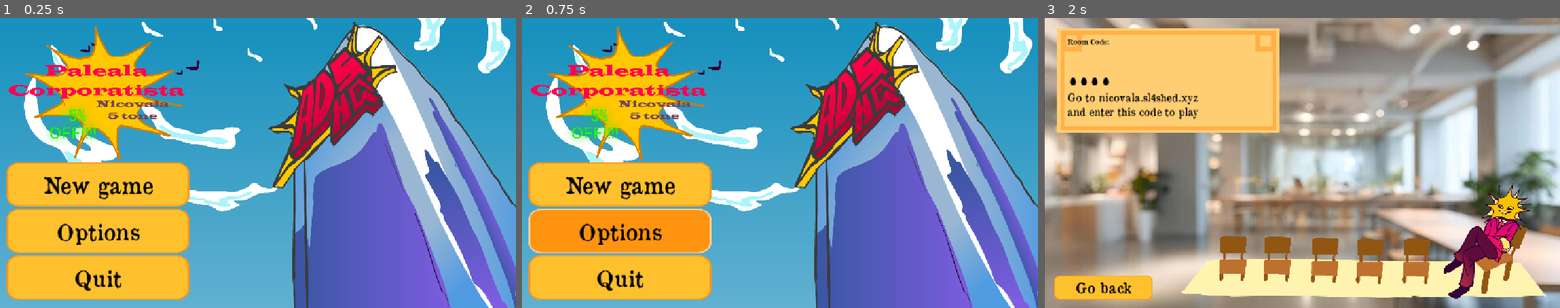
Above: before the commit, frames 1-3 (left to right).
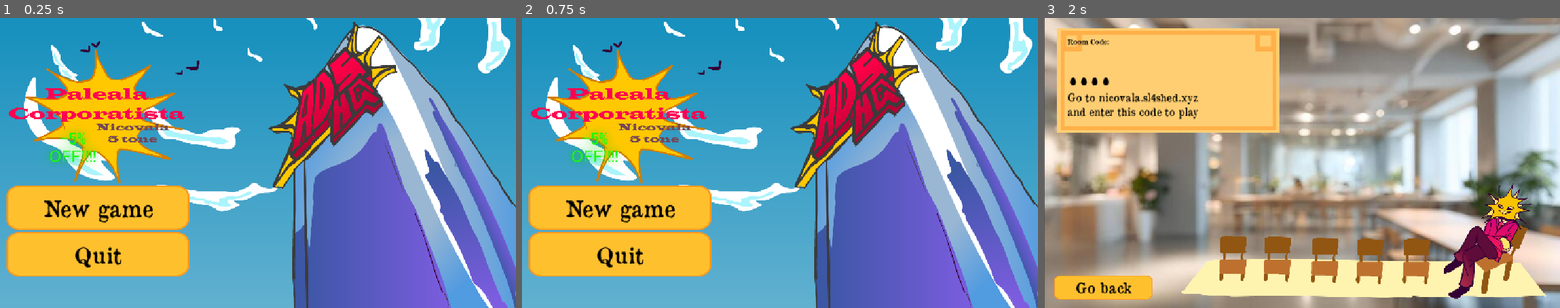
Above: after the commit, the same moments.

Repository: sl4shed/paleala-corporatista
Game: Godot game, scene res://scenes/main_menu.tscn
The game is run twice, just before and just after one commit, with the same random seed, the same clock (stepped at 60 frames per second) and the same inputs. Sound files missing from this copy of the repository are replaced by a short silence.
Inputs (mouse positions are in pixels of both pictures, inside the frame that each line leads up to):
- Up to frame 1 (0.25 s): no input
- Up to frame 2 (0.75 s): click (620, 229) at 0.5 s, where only the run before the commit has a clickable "Options"
- Up to frame 3 (2 s): click "New game" at 1.25 s

The runs differ from the first frame. In frame 1, 15% of the frame differs, in the area x 1-37%, y 2-98%; in frame 2, 19%; in frame 3, nothing differs.

Commit message:
fix bug critic

Diff:
--- a/game/scenes/main_menu.tscn
+++ b/game/scenes/main_menu.tscn
@@ -48,13 +48,6 @@
 theme_override_font_sizes/font_size = 50
 text = "New game"
 
-[node name="Options" type="Button" parent="Panel/VBoxContainer" unique_id=1267752182]
-custom_minimum_size = Vector2(0, 100)
-layout_mode = 2
-theme = ExtResource("2_ekxnf")
-theme_override_font_sizes/font_size = 50
-text = "Options"
-
 [node name="Quit" type="Button" parent="Panel/VBoxContainer" unique_id=271891443]
 custom_minimum_size = Vector2(0, 100)
 layout_mode = 2
@@ -63,5 +56,4 @@
 text = "Quit"
 
 [connection signal="pressed" from="Panel/VBoxContainer/Play" to="." method="play"]
-[connection signal="pressed" from="Panel/VBoxContainer/Options" to="." method="options"]
 [connection signal="pressed" from="Panel/VBoxContainer/Quit" to="." method="quit"]
--- a/game/scenes/review.tscn
+++ b/game/scenes/review.tscn
@@ -1,13 +1,13 @@
-[gd_scene format=3]
+[gd_scene format=3 uid="uid://dkafp0barvuen"]
 
-[ext_resource type="Script" path="res://scripts/review.gd" id="1_6wruh"]
+[ext_resource type="Script" uid="uid://bxn1q6q8fbpcg" path="res://scripts/review.gd" id="1_6wruh"]
 [ext_resource type="Theme" uid="uid://b8kxsmgqni15g" path="res://misc/theme.tres" id="2_theme"]
 [ext_resource type="Texture2D" uid="uid://kqlrfcs3y0l8" path="res://textures/bg 2.webp" id="2_todlm"]
 [ext_resource type="AudioStream" uid="uid://bfjupfwhlo4tq" path="res://audio/music2.mp3" id="3_kmx5u"]
 [ext_resource type="AudioStream" uid="uid://djl6ftfa77sm2" path="res://audio/moving on.mp3" id="4_todlm"]
 [ext_resource type="AudioStream" uid="uid://dx1kb6hvobvpn" path="res://audio/finished early.mp3" id="5_bxflg"]
 
-[node name="Review" type="Control"]
+[node name="Review" type="Control" unique_id=84344568]
 layout_mode = 3
 anchors_preset = 15
 anchor_right = 1.0
@@ -16,7 +16,7 @@
 grow_vertical = 2
 script = ExtResource("1_6wruh")
 
-[node name="TextureRect" type="TextureRect" parent="."]
+[node name="TextureRect" type="TextureRect" parent="." unique_id=2063083895]
 layout_mode = 1
 anchors_preset = 15
 anchor_right = 1.0
@@ -26,7 +26,7 @@
 texture = ExtResource("2_todlm")
 expand_mode = 2
 
-[node name="Time Left" type="ProgressBar" parent="TextureRect"]
+[node name="Time Left" type="ProgressBar" parent="TextureRect" unique_id=520184504]
 custom_minimum_size = Vector2(894.38, 0)
 layout_mode = 1
 anchors_preset = 7
@@ -45,7 +45,7 @@
 value = 60.0
 show_percentage = false
 
-[node name="Panel" type="Panel" parent="TextureRect"]
+[node name="Panel" type="Panel" parent="TextureRect" unique_id=150563272]
 layout_mode = 1
 anchors_preset = 8
 anchor_left = 0.5
@@ -60,7 +60,7 @@
 grow_vertical = 2
 theme = ExtResource("2_theme")
 
-[node name="Label" type="Label" parent="TextureRect/Panel"]
+[node name="Label" type="Label" parent="TextureRect/Panel" unique_id=1458023099]
 layout_mode = 1
 anchors_preset = 15
 anchor_right = 1.0
@@ -73,7 +73,7 @@
 horizontal_alignment = 1
 vertical_alignment = 1
 
-[node name="HBoxContainer" type="HBoxContainer" parent="TextureRect"]
+[node name="HBoxContainer" type="HBoxContainer" parent="TextureRect" unique_id=1027696514]
 layout_mode = 1
 anchors_preset = 8
 anchor_left = 0.5
@@ -88,13 +88,13 @@
 grow_vertical = 2
 alignment = 1
 
-[node name="Panel" type="Panel" parent="TextureRect/HBoxContainer"]
+[node name="Panel" type="Panel" parent="TextureRect/HBoxContainer" unique_id=1614350397]
 custom_minimum_size = Vector2(110, 100)
 custom_maximum_size = Vector2(110, 100)
 layout_mode = 2
 theme = ExtResource("2_theme")
 
-[node name="Label" type="Label" parent="TextureRect/HBoxContainer/Panel"]
+[node name="Label" type="Label" parent="TextureRect/HBoxContainer/Panel" unique_id=321246916]
 layout_mode = 1
 anchors_preset = 15
 anchor_right = 1.0
@@ -106,17 +106,17 @@
 horizontal_alignment = 1
 vertical_alignment = 1
 
-[node name="Timer" type="Timer" parent="."]
+[node name="Timer" type="Timer" parent="." unique_id=1435946579]
 wait_time = 75.0
 
-[node name="AudioStreamPlayer" type="AudioStreamPlayer" parent="."]
+[node name="AudioStreamPlayer" type="AudioStreamPlayer" parent="." unique_id=1281459133]
 stream = ExtResource("3_kmx5u")
 autoplay = true
 
-[node name="AudioStreamPlayer2" type="AudioStreamPlayer" parent="."]
+[node name="AudioStreamPlayer2" type="AudioStreamPlayer" parent="." unique_id=576034223]
 stream = ExtResource("4_todlm")
 
-[node name="AudioStreamPlayer3" type="AudioStreamPlayer" parent="."]
+[node name="AudioStreamPlayer3" type="AudioStreamPlayer" parent="." unique_id=1121443981]
 stream = ExtResource("5_bxflg")
 
 [connection signal="timeout" from="Timer" to="." method="timeout"]
--- a/game/scripts/review.gd
+++ b/game/scripts/review.gd
@@ -1,6 +1,6 @@
 extends Control
 
-const NEXT_SCREEN := "2.0_details_tutorial"
+const NEXT_SCREEN := "midway_cutscene"
 
 var fallback_reviews = [
 	"One star. It arrived broken and then it broke again.",
Not shown, changed: website/app/components/screens/lobby.vue
